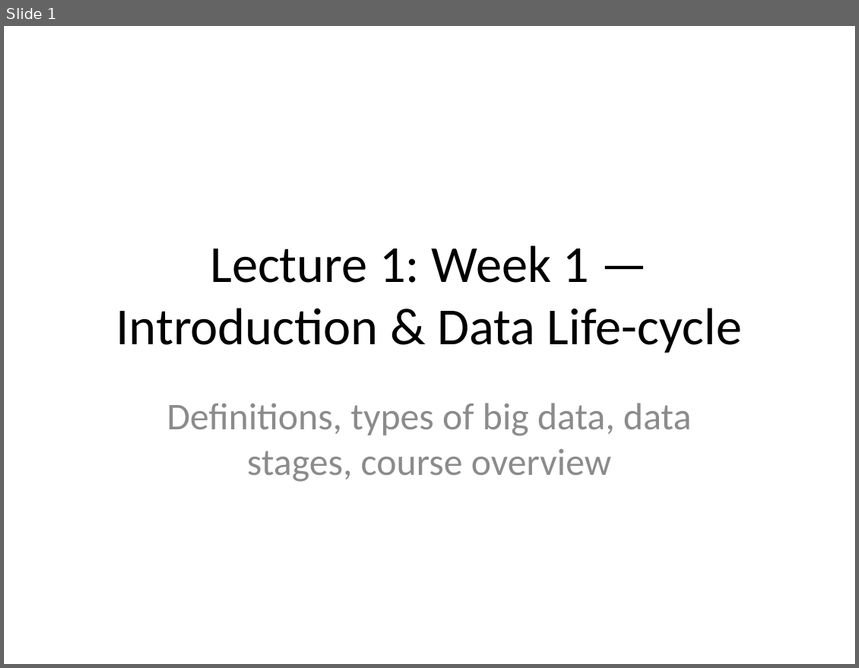
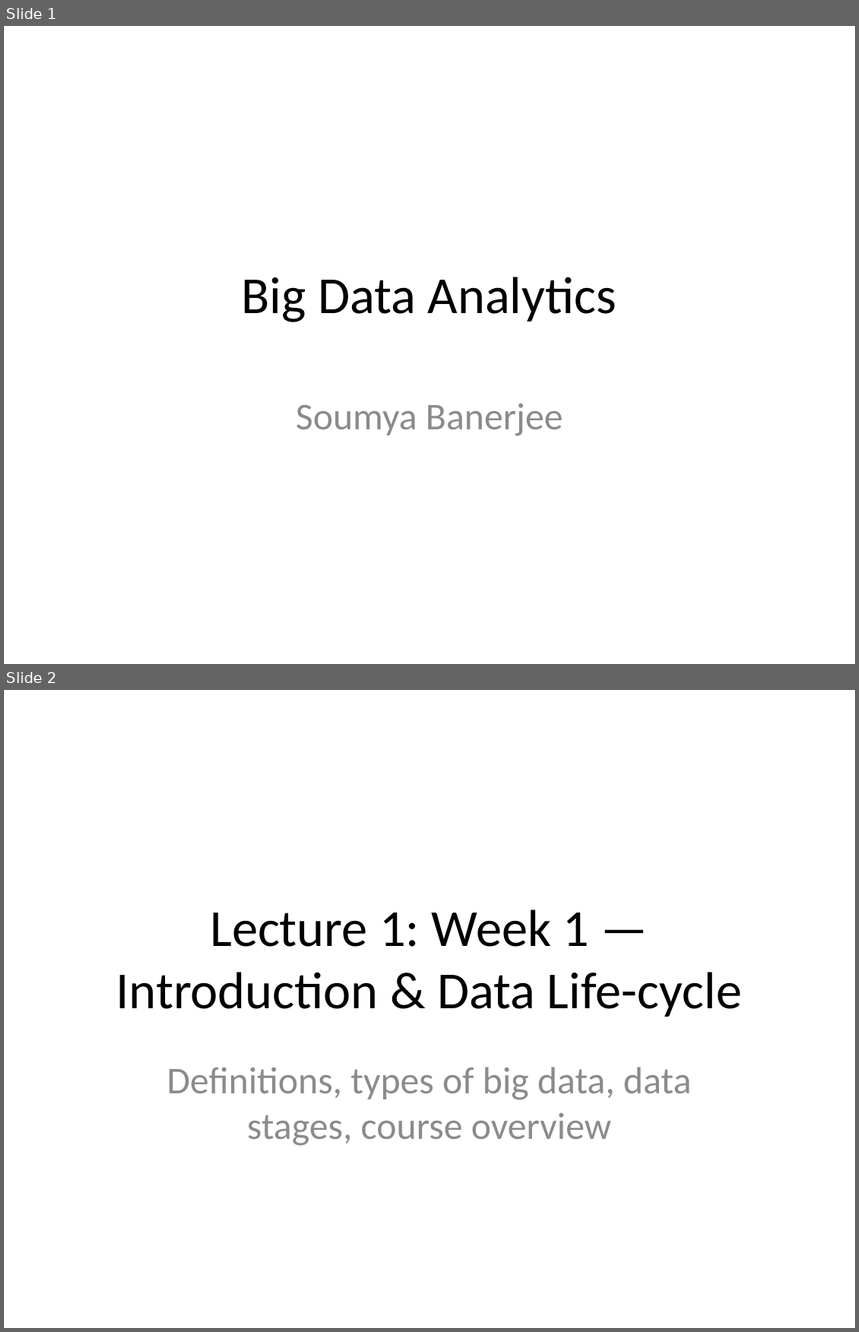
Before and after one commit to neelsoumya/teaching_big_data_analytics, a slide deck: Big_Data_Analytics_12_Lectures.pptx. Shown one above the other, each under a label of ours: slide 1 before the commit, slides 1 and 2 after it. The pictures are 859x668 and 859x1332 pixels, drawn with LibreOffice and Linux fonts; fonts in the diff are those of the drawing. Boxes give left, top, right and bottom in pixels: in the first picture for what was removed or moved away, otherwise in the second. Text is boxed around its words. In the diff, an @@ line names an element or a change of style, - is before the commit and + after.

```diff
--- a/Big_Data_Analytics_12_Lectures.pptx
+++ b/Big_Data_Analytics_12_Lectures.pptx
@@ slide 1 added at (4,26,855,664), background #FFFFFF @@
@@ title added at (242,277,617,322), 44 pt, text #000000 @@
+Big Data Analytics
@@ subtitle added at (296,404,563,436), 32 pt, text #8C8C8C @@
+Soumya Banerjee
@@ what was slide 1 is now slide 2 @@
```
Also in this commit, not shown: 14 slides changed, 1 other slide added, 3 other files.
